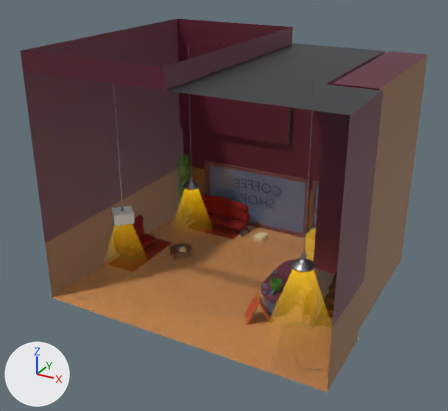
One commit to the glTF model pb_public/models/coffee-shop.glb: the scene before it, then after it.
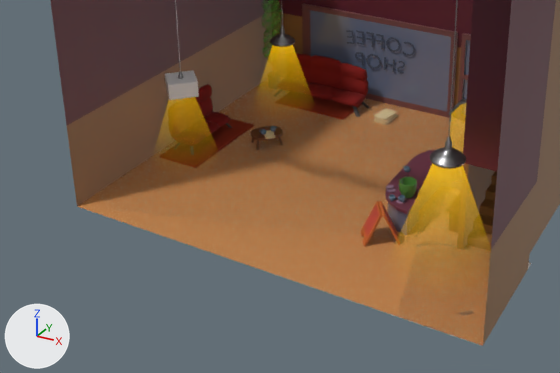
Old and new are each drawn whole from a 50 mm lens placed at (21.27, -37.28, 27.07), pointed at (-0.6, 2.49, 7.19) and again close up on the part from 0% to 85% of the width and 38% to 100% of the height. Lighting does not change. The marker at lower left points along +X, +Y and +Z. Where no turn or scale is listed for an object, it has been applied to the vertices.

The first close-up shows 'bar', 'coffee-shop', 'coffee-shop-door', 'coffee-shop-windows', 'ground-clickable', 'hang-light.002', 'hover-anim', 'rug', 'rug2', 'sofa', 'sofa2', 'stairs'.
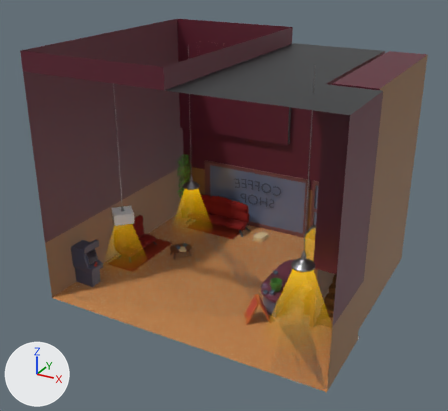
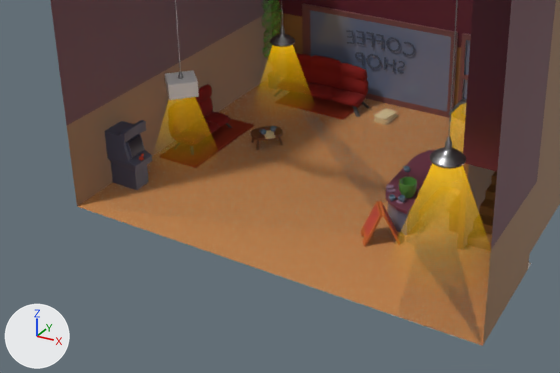
Scene script edits in JSON lines:
```json
{"op": "add", "block": "mat_astro_joy_knob", "code": ["mat_astro_joy_knob = principled_material('astro-joy-knob')", "mat_astro_joy_knob.base_color = (0.589, 0.0496, 0.012)  # red #ca3f1d"]}
{"op": "add", "block": "mat_astro_box", "code": ["mat_astro_box = principled_material('astro-box')", "mat_astro_box.base_color = (0.0668, 0.0713, 0.119)  # dark blue #494b61"]}
{"op": "add", "block": "mat_astro_screen", "code": ["mat_astro_screen = principled_material('astro-screen')", "mat_astro_screen.base_color = (0.00156, 0.0, 0.016)  # black #050022"]}
{"op": "add", "block": "me_icosphere", "code": ["me_icosphere = bpy.data.meshes.new('Icosphere')", "me_icosphere.from_pydata(...)  # 76 vertices, 145 faces; spans x -0.175..0.207, y -0.14..0.14, z -0.41..0.063", "me_icosphere.materials.append(mat_astro_joy_knob)  # red #ca3f1d"]}
{"op": "add", "block": "me_cube_023", "code": ["me_cube_023 = bpy.data.meshes.new('Cube.023')", "me_cube_023.from_pydata(...)  # 62 vertices, 116 faces; spans x -1.0..1.0, y -0.9..0.9, z -1.0..2.74", "# faces by material slot: [6, 110]", "me_cube_023.materials.append(mat_astro_screen)  # black #050022", "me_cube_023.materials.append(mat_astro_box)  # dark blue #494b61"]}
{"op": "add", "block": "ob_astro_joy", "code": ["ob_astro_joy = bpy.data.objects.new('astro-joy', me_icosphere)", "ob_astro_joy.location = (-9.89, -2.74, 2.09)"]}
{"op": "add", "block": "ob_astro_box", "code": ["ob_astro_box = bpy.data.objects.new('astro-box', me_cube_023)", "ob_astro_box.location = (-10.72, -2.74, 1.0)"]}
```

Pixel boxes [x1, y1, x2, y2] of what changed, in the close-ups (560 x 373 px):
```json
{"object": "astro-box", "change": "added", "after": [105, 120, 152, 190], "on screen": "black", "faces in mat_astro_box (dark blue #494c61)": [105, 120, 152, 190], "faces in mat_astro_screen (black #050022)": [128, 135, 144, 157]}
{"object": "astro-joy", "change": "added", "after": [139, 153, 144, 161]}
```
